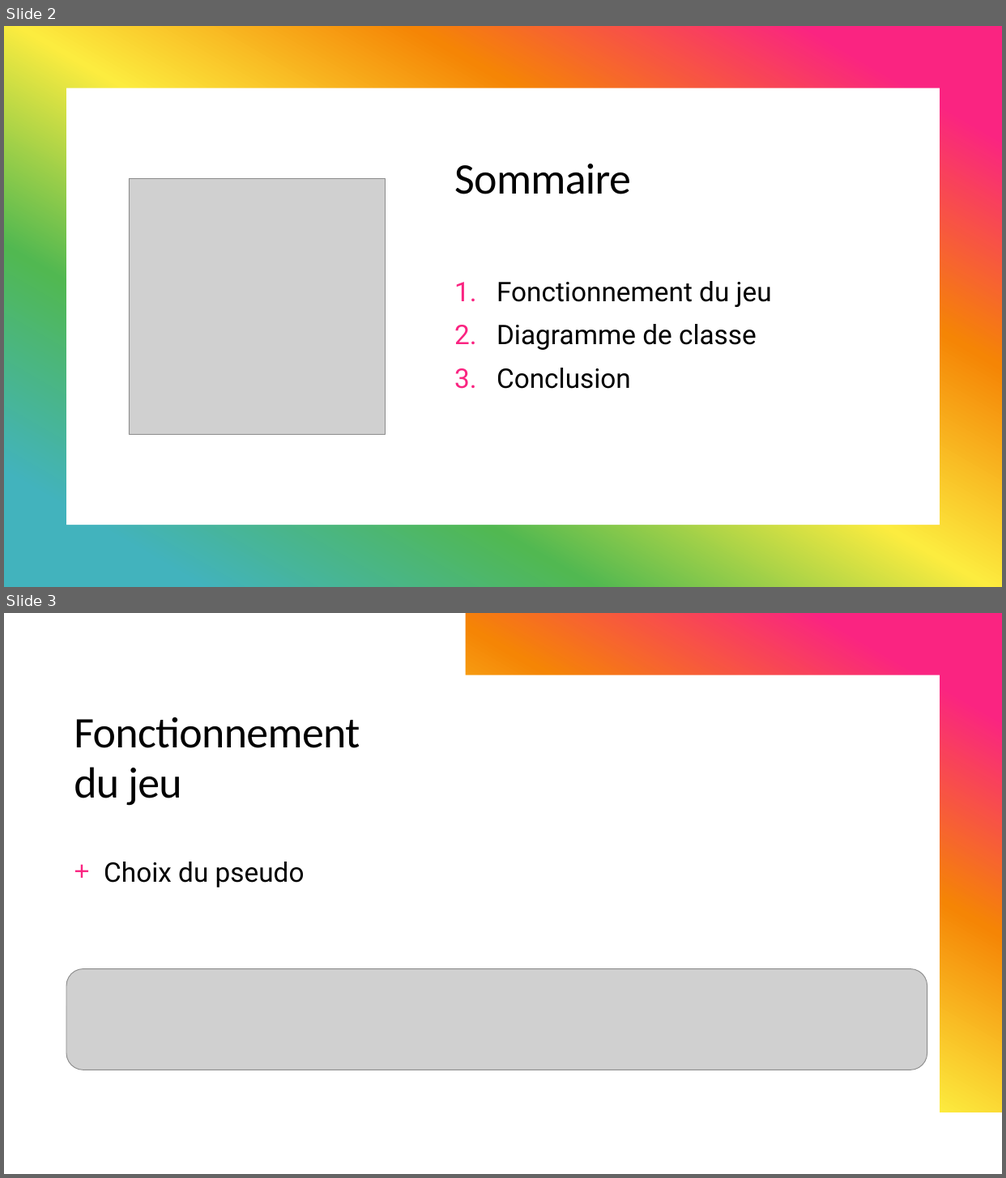
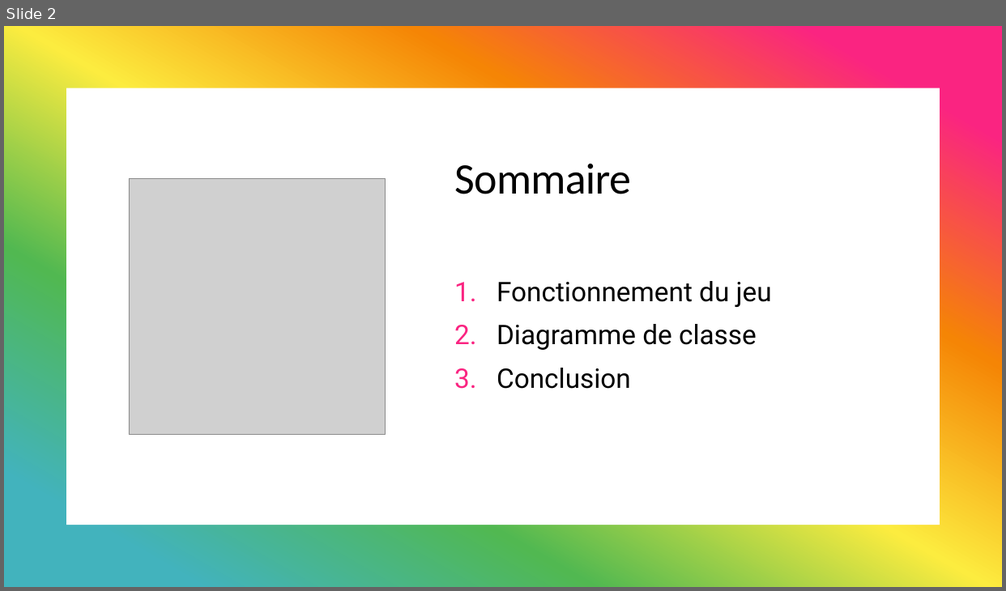
Before and after one commit to MickaeliOS/OpenClassrooms-P3-TermiFighter, a slide deck: P3_03_presentation.pptx. Shown one above the other, each under a label of ours: slides 2 and 3 before the commit, slide 2 after it. The pictures are 1006x1178 and 1006x591 pixels, drawn with LibreOffice and Linux fonts; fonts in the diff are those of the drawing; grey boxes stand for pictures. Boxes give left, top, right and bottom in pixels: in the first picture for what was removed or moved away, otherwise in the second. Text is boxed around its words. In the diff, an @@ line names an element or a change of style, - is before the commit and + after.

```diff
--- a/P3_03_presentation.pptx
+++ b/P3_03_presentation.pptx
@@ slide 3 removed at [4, 613, 1002, 1174], background #FFFFFF; not listed: 1 template element that a slide beside it also shows @@
@@ rectangle removed at [4, 613, 1002, 1174] @@
@@ rectangle removed at [4, 613, 1002, 1112] @@
@@ freeform shape removed at [4, 613, 940, 1118] @@
@@ title removed at [74, 717, 360, 806] @@
-Fonctionnement du jeu
@@ text removed at [104, 862, 305, 888] @@
-+ Choix du pseudo
@@ picture removed at [66, 969, 927, 1071] @@
```
Also in this commit, not shown: 1 slide changed, 1 slide added, 6 other slides removed, 8 other files.
